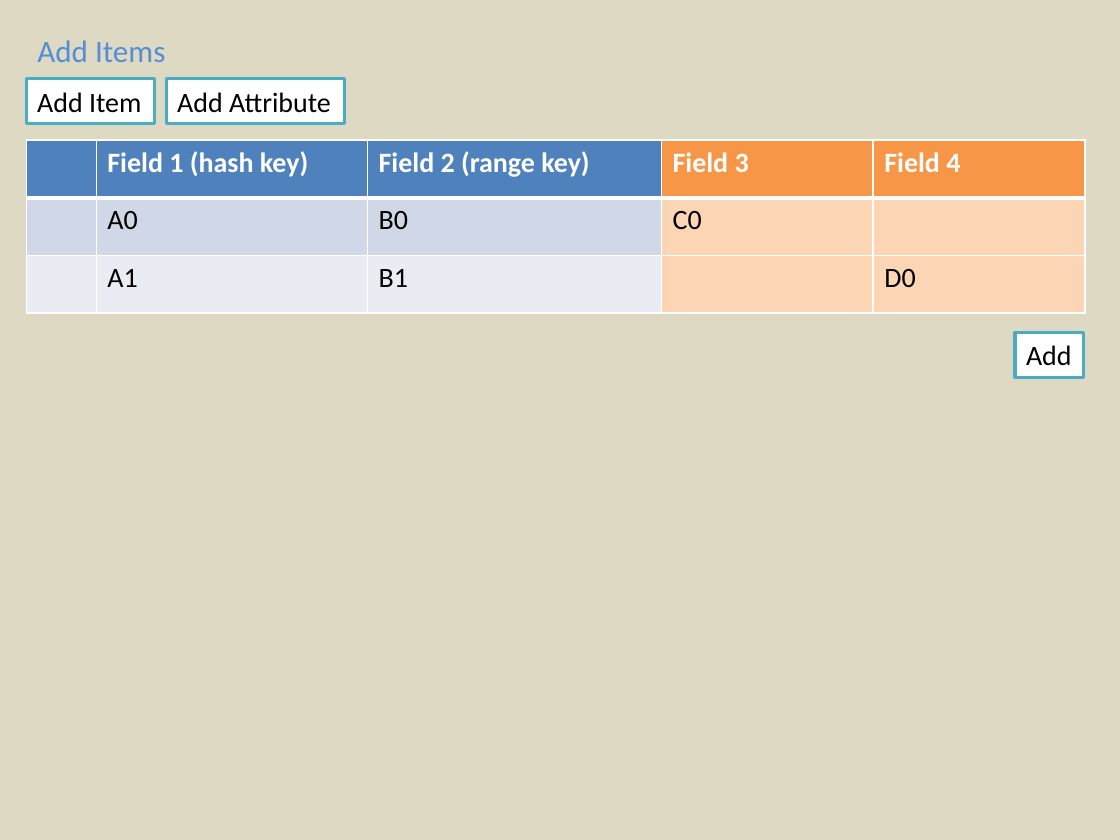
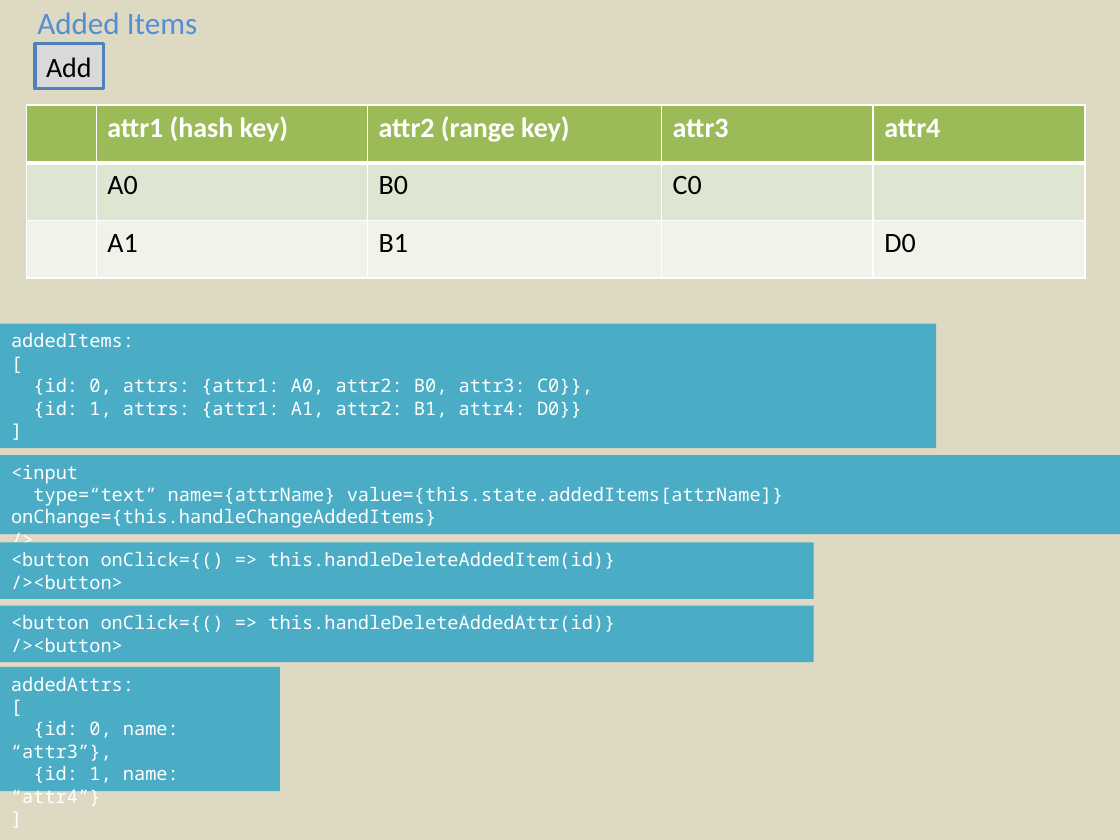
Before and after one commit to joycejoyce/DynamoDBManager, a slide deck: slide 7 of design/DynamoDB Manager.pptx. Drawn at 1120x840 pixels with LibreOffice and Linux fonts; fonts in the diff are those of the drawing; background and template pictures are left out. Boxes give left, top, right and bottom in pixels: in the first picture for what was removed or moved away, otherwise in the second. Text is boxed around its words. In the diff, an @@ line names an element or a change of style, - is before the commit and + after.

Commit message:
('For Test' page) Test managing table items: insert and delete

```diff
--- a/design/DynamoDB Manager.pptx
+++ b/design/DynamoDB Manager.pptx
@@ text at <box>37,12,198,34</box>: text changed @@
-Add Items
+Added Items
@@ rectangle "Add": place and size @@
-rectangle "Add" at <box>1015,333,1083,377</box>
+rectangle "Add" at <box>35,44,103,88</box>
@@ rectangle "Add" at <box>35,44,103,88</box>: vertical alignment top to middle; fill #FFFFFF to #D9D9D9; outline #4BACC6 2 pt to #4F81BD 2 pt @@
@@ rectangle removed at <box>26,78,153,123</box> @@
-Add Item
@@ rectangle removed at <box>166,78,345,123</box> @@
-Add Attribute
@@ table at <box>26,105,1085,279</box> @@
-row 1:  | Field 1 (hash key) | Field 2 (range key) | Field 3 | Field 4
+row 1:  | attr1 (hash key) | attr2 (range key) | attr3 | attr4
@@ fill #4F81BD to #9BBB59 in 3 cells @@
@@ fill #F79646 to #9BBB59 in 2 cells @@
@@ fill #D0D8E8 to #DEE7D1 in 3 cells @@
@@ fill #FCD5B5 to #DEE7D1 in 2 cells @@
@@ fill #E9EDF4 to #EFF3EA in 3 cells @@
@@ fill #FCD5B5 to #EFF3EA in 2 cells @@
@@ table: place and size @@
-table at <box>26,140,1085,314</box>
+table at <box>26,105,1085,279</box>
@@ rectangle added at <box>0,324,936,448</box>, fill #4BACC6, 12 pt, text #FFFFFF @@
+addedItems:
+[
+{id: 0, attrs: {attr1: A0, attr2: B0, attr3: C0}},
+{id: 1, attrs: {attr1: A1, attr2: B1, attr4: D0}}
+]
@@ rectangle added at <box>0,455,1120,534</box>, fill #4BACC6, 12 pt, text #FFFFFF @@
+<input
+type=“text” name={attrName} value={this.state.addedItems[attrName]} onChange={this.handleChangeAddedItems}
+/>
@@ rectangle added at <box>0,542,814,598</box>, fill #4BACC6, 12 pt, text #FFFFFF @@
+<button onClick={() => this.handleDeleteAddedItem(id)}
+/><button>
@@ rectangle added at <box>0,606,814,662</box>, fill #4BACC6, 12 pt, text #FFFFFF @@
+<button onClick={() => this.handleDeleteAddedAttr(id)}
+/><button>
@@ rectangle added at <box>0,666,280,791</box>, fill #4BACC6, 12 pt, text #FFFFFF @@
+addedAttrs:
+[
+{id: 0, name: “attr3”},
+{id: 1, name: “attr4”}
+]
```
Also in this commit, not shown: 3 other slides changed, 1 slide added, 1 slide removed, 8 other files.
